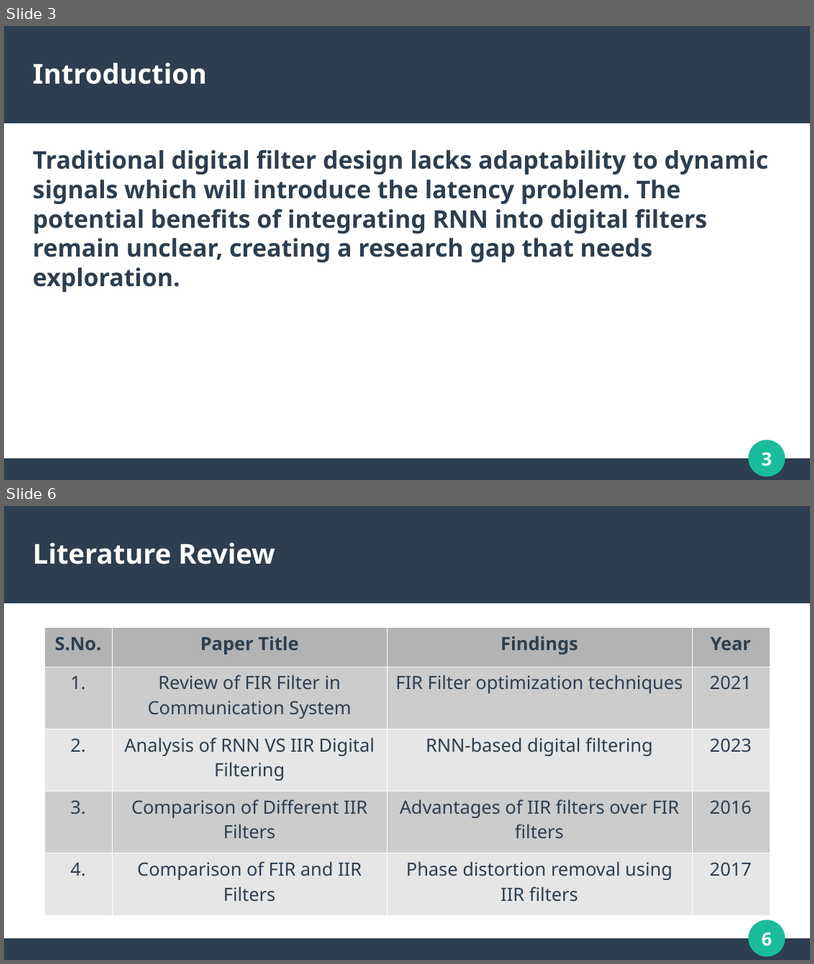
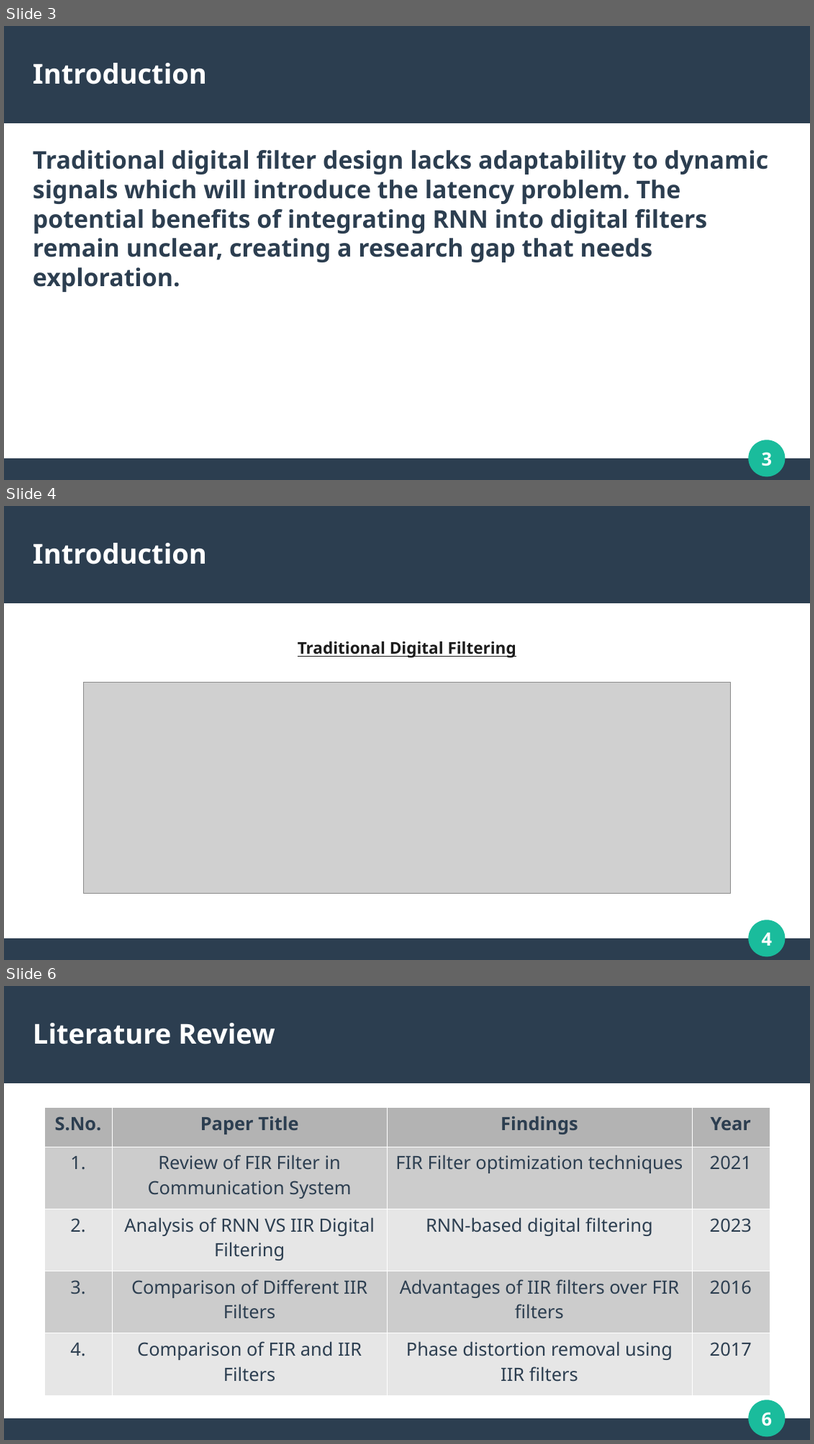
Before and after one commit to mohitlabs/Research, a slide deck: A Low Latency Digital Filter using Recurrent Neural Network/PPT/Presentation.pptx. Shown one above the other, each under a label of ours: slides 3 and 6 before the commit, slides 3, 4 and 6 after it; the slides between them are not shown. The pictures are 814x964 and 814x1444 pixels, drawn with LibreOffice and Linux fonts; fonts in the diff are those of the drawing; grey boxes stand for pictures. Boxes give left, top, right and bottom in pixels: in the first picture for what was removed or moved away, otherwise in the second. Text is boxed around its words. In the diff, an @@ line names an element or a change of style, - is before the commit and + after.

```diff
--- a/A Low Latency Digital Filter using Recurrent Neural Network/PPT/Presentation.pptx
+++ b/A Low Latency Digital Filter using Recurrent Neural Network/PPT/Presentation.pptx
@@ slide 4 added at box(4, 506, 810, 960), background #FFFFFF; not listed: 4 template elements that a slide beside it also shows @@
@@ title added at box(33, 543, 207, 564), 27 pt, text #FFFFFF, bold @@
+Introduction
@@ text added at box(298, 641, 517, 658), 16 pt, text #1C1C1C, bold, underline @@
+Traditional Digital Filtering
@@ picture added at box(84, 682, 731, 893) @@
```
Also in this commit, not shown: 4 slides changed, 2 slides removed.
